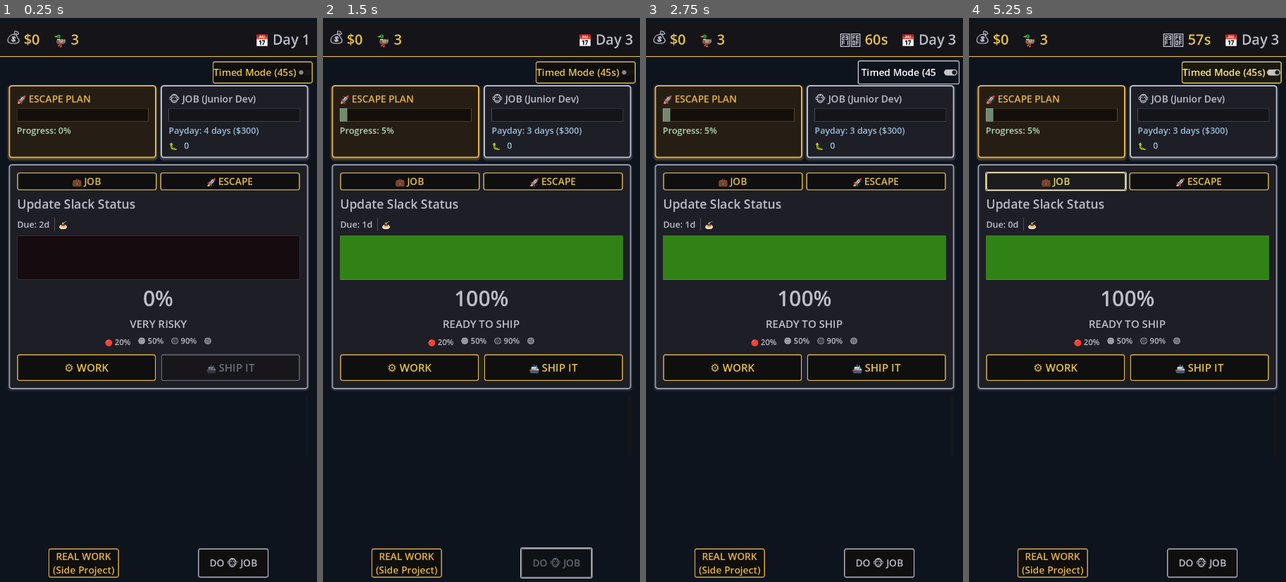
Above: before the commit, frames 1-4 (left to right).
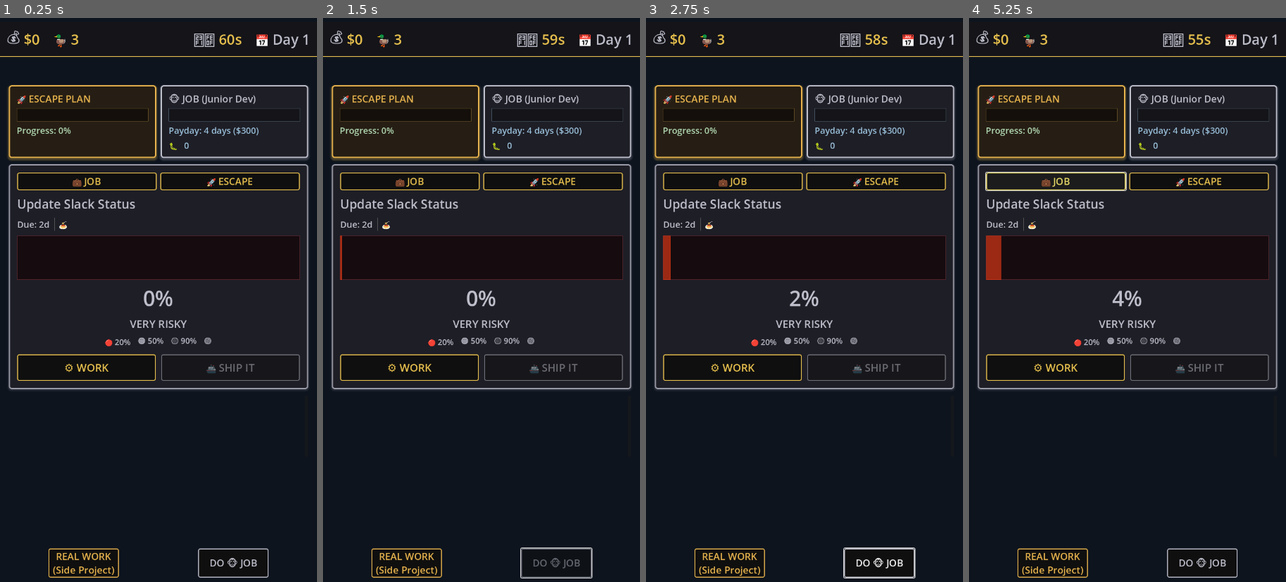
Above: after the commit, the same moments.

Repository: lmchoi/alt-f-this
Game: Godot game, scene res://scenes/game_ui.tscn
Two runs of this game, one before a commit and one after it. Both use one fixed random seed, a clock stepped at 60 frames per second and the inputs below.
Inputs (mouse positions are in pixels of both pictures, inside the frame that each line leads up to):
- Up to frame 1 (0.25 s): no input
- Up to frame 2 (1.5 s): click "REAL WORK (Side Project)" at 0.5 s; click "DO 🐵 JOB" at 1.25 s
- Up to frame 3 (2.75 s): click (909, 74) at 2 s, where only the run before the commit has a clickable "Timed Mode (45s)"
- Up to frame 4 (5.25 s): click "💼 JOB" at 2.75 s; click "🚀 ESCAPE" at 3.5 s; click "⚙️ HUSTLE" at 4.25 s; click "💼 JOB" at 5 s

The runs differ from the first frame. In frame 1, 0.5% of the frame differs, in the area x 61-99%, y 2-12%; in frame 2, 8.4%; in frame 3, 8.5%, in the area x 5-99%, y 2-100%; in frame 4, 8.3%.

Commit message:
Remove classic (turn-based) mode, keep only timed mode
Simplify the codebase by removing dual-mode support. The game is now
always timed-mode with 60s per day.

Changes:
- Remove GameMode enum from game_manager.gd
- Remove game_mode variable and all conditionals checking it
- Simplify do_work(), hustle(), ship_it() to always use incremental progress
- Remove debug mode toggle UI from game_ui.tscn and game_ui.gd
- Timer is now always visible in top bar

Tagged previous state as 'pre-timed-only-v1' for potential rollback.

Generated with [Claude Code](https://claude.com/claude-code)

Co-Authored-By: Claude <noreply@anthropic.com>

Diff:
--- a/autoloads/game_manager.gd
+++ b/autoloads/game_manager.gd
@@ -1,12 +1,6 @@
 extends Node
 
-# Game mode types
-enum GameMode {
-	CLASSIC,    # Turn-based: player clicks to advance
-	TIMED       # Real-time: auto-advance after timer expires
-}
-
-# Player action types (for timed mode)
+# Player action types
 enum PlayerAction {
 	NONE,       # No action selected
 	WORKING,    # Player chose WORK action
@@ -36,8 +30,8 @@
 const CRITICAL_OUTAGE_THRESHOLD = 80.0
 const OPTICS_MAX_OVERDUE_DAYS = 1
 
-# Timed mode constants
-const TIMED_MODE_DURATION = 60.0  # Seconds per day in timed mode
+# Timer constants
+const TIMED_MODE_DURATION = 60.0  # Seconds per day
 
 # Job level constants
 const JOB_TITLES = ["Junior Dev", "Mid-Level Dev", "Senior Dev"]
@@ -64,9 +58,7 @@
 signal promotion_earned(new_level: int, new_title: String, new_salary: int)
 signal category_warning_shown(message: String)
 
-var game_mode := GameMode.CLASSIC  # Current game mode (classic turn-based or timed)
-
-# Timed mode player action (what the player is currently doing)
+# Player action (what the player is currently doing)
 var current_action := PlayerAction.NONE
 
 var current_task: Task:
@@ -249,9 +241,8 @@
 
 func finish_outage_turn():
 	"""Called after outage consequence popup is dismissed to advance the day."""
-	# In timed mode, reset player action so they stop working/hustling
-	if game_mode == GameMode.TIMED:
-		current_action = PlayerAction.NONE
+	# Reset player action so they stop working/hustling
+	current_action = PlayerAction.NONE
 	advance_turn()
 	# Clear outage flag AFTER advancing (so timer doesn't auto-resume)
 	outage_in_progress = false
@@ -303,10 +294,6 @@
 	"""Called every frame by TimedModeController to apply incremental work progress.
 	GameManager decides what to do based on current game state.
 	"""
-	# Only apply incremental work in timed mode
-	if game_mode != GameMode.TIMED:
-		return
-
 	if current_task == null:
 		return
 
@@ -371,9 +358,8 @@
 
 func process_turn(action: String):
 	"""Complete turn cycle: execute action, advance day, check events."""
-	# Resume timer in timed mode - player is taking action
-	if game_mode == GameMode.TIMED:
-		TimedModeController.resume_timer()
+	# Resume timer - player is taking action
+	TimedModeController.resume_timer()
 
 	# 1. Execute player action (returns outcome)
 	var outcome = ActionOutcome.NORMAL
@@ -397,22 +383,9 @@
 		task_completed_awaiting_choice.emit()
 		return ActionOutcome.DO_NOTHING
 
-	# In timed mode, work is applied incrementally via process_game_tick()
-	if game_mode == GameMode.TIMED:
-		current_action = PlayerAction.WORKING
-		return ActionOutcome.DO_NOTHING
-
-	# Classic mode: apply full day's work immediately
-	# _trigger_random_work_event():
-	# wait response to work_event
-
-	var bug_multiplier = get_bug_multiplier()
-	# 100 / complexity = days to complete (1 complexity = 1 day)
-	var work = 100.0 / (current_task.complexity * bug_multiplier)
-	current_task.do_work(work)  # Task will emit progress_changed signal
-	print("Progress: +%.1f%% (complexity: %d, bugs: %d)" % [work, current_task.complexity, bugs])
-
-	return ActionOutcome.NORMAL
+	# Work is applied incrementally via process_game_tick()
+	current_action = PlayerAction.WORKING
+	return ActionOutcome.DO_NOTHING
 
 func pick_up_new_task():
 	completed_tasks += 1
@@ -440,17 +413,9 @@
 		event_occurred.emit({"text": "Side project is complete!\n\nNow you just need the money to escape...", "money": 0, "ducks": 0})
 		return ActionOutcome.DO_NOTHING
 
-	# In timed mode, hustle is applied incrementally via process_game_tick()
-	if game_mode == GameMode.TIMED:
-		current_action = PlayerAction.HUSTLING
-		return ActionOutcome.DO_NOTHING
-
-	# Classic mode: apply full day's hustle immediately (5% per hustle)
-	var progress_gain = 5
-	side_project.progress = min(100, side_project.progress + progress_gain)
-	side_project_updated.emit(side_project)
-
-	return ActionOutcome.NORMAL
+	# Hustle is applied incrementally via process_game_tick()
+	current_action = PlayerAction.HUSTLING
+	return ActionOutcome.DO_NOTHING
 
 func get_ship_quality_message(progress: int) -> String:
 	"""Get random quality flavor text based on progress percentage."""
@@ -514,8 +479,5 @@
 
 	pick_up_new_task()
 
-	# In timed mode, don't advance the day - the timer handles that
-	if game_mode == GameMode.TIMED:
-		return ActionOutcome.DO_NOTHING
-
-	return ActionOutcome.NORMAL
+	# Don't advance the day - the timer handles that
+	return ActionOutcome.DO_NOTHING
--- a/scenes/game_ui.gd
+++ b/scenes/game_ui.gd
@@ -39,13 +39,6 @@
 	TimedModeController.timer_expired.connect(_on_timer_expired)
 	InterruptionManager.interruption_triggered.connect(_on_interruption_triggered)
 
-	# Debug: Show mode toggle in debug builds
-	if OS.is_debug_build():
-		var debug_mode_toggle = $DebugModeToggle
-		debug_mode_toggle.visible = true
-		debug_mode_toggle.toggled.connect(_on_debug_mode_toggled)
-		debug_mode_toggle.button_pressed = (GameManager.game_mode == GameManager.GameMode.TIMED)
-
 	# Load end game panel
 	var EndGamePanelScene = load("res://scenes/end_game_panel.tscn")
 	end_game_panel = EndGamePanelScene.instantiate()
@@ -53,10 +46,9 @@
 
 	GameManager.start_game()
 
-	# Start timer and interruptions if in timed mode
-	if GameManager.game_mode == GameManager.GameMode.TIMED:
-		TimedModeController.start_timer(GameManager.TIMED_MODE_DURATION)
-		InterruptionManager.start_interruptions()
+	# Start timer and interruptions
+	TimedModeController.start_timer(GameManager.TIMED_MODE_DURATION)
+	InterruptionManager.start_interruptions()
 
 	# Debug: Load test scenario in debug builds
 	if OS.is_debug_build():
@@ -141,11 +133,10 @@
 	pass
 
 func _on_next_day(_day: int):
-	"""Reset timer when advancing to next day in timed mode."""
-	if GameManager.game_mode == GameManager.GameMode.TIMED:
-		# Don't reset timer during outage - keep it paused until player chooses action
-		if not GameManager.outage_in_progress:
-			TimedModeController.reset_timer(GameManager.TIMED_MODE_DURATION)
+	"""Reset timer when advancing to next day."""
+	# Don't reset timer during outage - keep it paused until player chooses action
+	if not GameManager.outage_in_progress:
+		TimedModeController.reset_timer(GameManager.TIMED_MODE_DURATION)
 
 func _on_interruption_triggered(event_data: Dictionary):
 	"""Add new interruption card to the stack."""
@@ -176,22 +167,6 @@
 			card.queue_free()
 			break
 
-func _on_debug_mode_toggled(enabled: bool):
-	"""Debug: Toggle between classic and timed mode."""
-	if enabled:
-		GameManager.game_mode = GameManager.GameMode.TIMED
-		TimedModeController.start_timer(GameManager.TIMED_MODE_DURATION)
-		InterruptionManager.start_interruptions()
-		print("🎮 Switched to TIMED mode")
-	else:
-		GameManager.game_mode = GameManager.GameMode.CLASSIC
-		TimedModeController.stop_timer()
-		InterruptionManager.stop_interruptions()
-		print("🎮 Switched to CLASSIC mode")
-
-	# Update top bar timer visibility
-	top_bar._update_timer_visibility()
-
 func _setup_test_scenario():
 	"""Debug: Setup test scenario for production outage testing"""
 	# GameManager.bugs = 60  # High bugs = high outage chance (60 × 0.5% × 3 = 90% daily)
--- a/scenes/game_ui.tscn
+++ b/scenes/game_ui.tscn
@@ -301,17 +301,3 @@
 [node name="CategoryWarningDialog" parent="." instance=ExtResource("9_category_warning")]
 
 [node name="InterruptionPopup" parent="." instance=ExtResource("10_interruption_popup")]
-
-[node name="DebugModeToggle" type="CheckButton" parent="."]
-unique_name_in_owner = true
-visible = false
-anchors_preset = 1
-anchor_left = 1.0
-anchor_right = 1.0
-offset_left = -200.0
-offset_top = 100.0
-offset_right = -10.0
-offset_bottom = 150.0
-grow_horizontal = 0
-theme = ExtResource("2_main_theme")
-text = "Timed Mode (45s)"
--- a/scenes/top_bar.gd
+++ b/scenes/top_bar.gd
@@ -39,5 +39,5 @@
 		timer_value.add_theme_color_override("font_color", Color(0.9, 0.75, 0.3, 1))
 
 func _update_timer_visibility():
-	"""Show/hide timer based on game mode."""
-	timer_container.visible = (GameManager.game_mode == GameManager.GameMode.TIMED)
+	"""Timer is always visible."""
+	timer_container.visible = true
